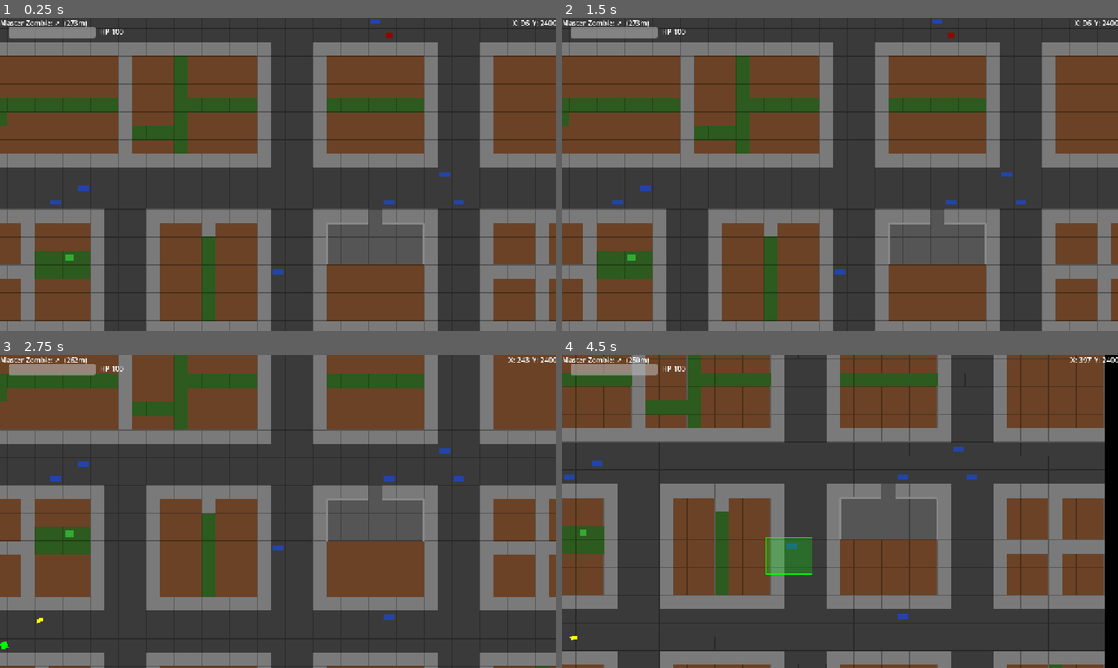
Above: before the commit, frames 1-4 (two rows, left to right).
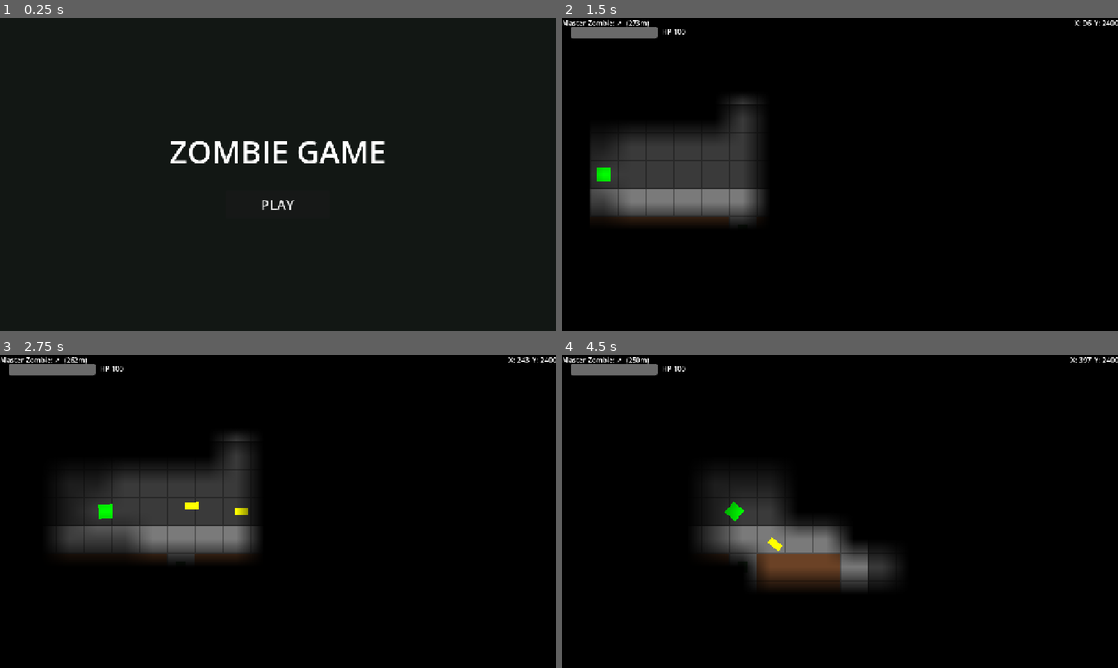
Above: after the commit, the same moments.

Repository: MKBSP/Zombie-game
Game: Godot game, scene res://scenes/ui/main_menu.tscn
Same seed, same stepped clock (60 frames per second), same inputs: the game is played once before the commit and once after it. Before the commit the project starts from res://scenes/world/world.tscn.
Inputs (mouse positions are in pixels of both pictures, inside the frame that each line leads up to):
- Up to frame 1 (0.25 s): no input
- Up to frame 2 (1.5 s): click (840, 205) at 0.5 s, where only the run after the commit has a clickable "PLAY"; click (701, 174) at 1.25 s, where only the run after the commit has a clickable "HUMAN (shooter)"
- Up to frame 3 (2.75 s): tap Enter (ui_accept) at 2, 2.27 s; move the mouse to (400, 495) at 2.02 s; hold D (move_right) from 2.03 s (still down); hold Down (cam_down) from 2.03 s (still down); click (400, 495) at 2.17 s
- Up to frame 4 (4.5 s): release D (move_right) at 2.75 s; release Down (cam_down) at 2.75 s; drag from (728, 527) to (606, 617) at 2.77 s; move the mouse to (895, 442) at 3.52 s; hold D (move_right) 3.53-4.25 s; hold Right (cam_right) 3.53-4.25 s; click (895, 442) at 3.67 s; drag from (812, 574) to (673, 464) at 4.27 s

The runs differ from the first frame. In frame 1, 98% of the frame differs, in the area x 0-100%, y 0-100%; in frame 2, 97%; in frame 3, 97%; in frame 4, 97%.

Commit message:
the npc are fixed, and the start menu, selection is working

Diff:
--- a/project.godot
+++ b/project.godot
@@ -15,13 +15,14 @@
 [application]
 
 config/name="Zombie Game"
-run/main_scene="res://scenes/world/world.tscn"
+run/main_scene="res://scenes/ui/main_menu.tscn"
 config/features=PackedStringArray("4.6", "GL Compatibility")
 config/icon="res://icon.svg"
 
 [autoload]
 
 _mcp_game_helper="*res://addons/godot_ai/runtime/game_helper.gd"
+GameState="*res://scripts/game_state.gd"
 
 [display]
 
@@ -99,6 +100,7 @@
 2d_physics/layer_1="player"
 2d_physics/layer_2="zombie"
 2d_physics/layer_3="bullet"
+2d_physics/layer_4="npc"
 
 [rendering]
 
--- a/scenes/bullet/bullet.gd
+++ b/scenes/bullet/bullet.gd
@@ -20,8 +20,16 @@
 	position += direction * speed * delta
 
 func _on_body_entered(body: Node2D) -> void:
+	if body.is_in_group("shooter"):
+		# Never hit the shooter (bullets spawn near its body)
+		return
 	if body.is_in_group("zombies"):
 		# Deal damage to the zombie
+		if body.has_method("take_damage"):
+			body.take_damage(damage)
+		queue_free()
+	elif body.is_in_group("npcs"):
+		# Deal damage to the NPC
 		if body.has_method("take_damage"):
 			body.take_damage(damage)
 		queue_free()
--- a/scenes/bullet/bullet.tscn
+++ b/scenes/bullet/bullet.tscn
@@ -15,7 +15,7 @@
 
 [node name="Bullet" type="Area2D" unique_id=375126647]
 collision_layer = 4
-collision_mask = 3
+collision_mask = 11
 script = ExtResource("1_xabg6")
 
 [node name="Sprite2D" type="Sprite2D" parent="." unique_id=2101823865]
--- /dev/null
+++ b/scenes/npc/npc_human.gd
@@ -0,0 +1,252 @@
+extends CharacterBody2D
+
+## Human NPC in a zombie apocalypse.
+## Behaviour: sneaks between hiding spots (walkable tiles next to buildings),
+## hides 10-20s, then meanders via random waypoints to a new spot.
+## A zombie touching it starts an inevitable 5s conversion (freeze + pulse +
+## progress bar), then a standard zombie spawns in its place.
+## The shooter touching it makes it follow him permanently, ~1 tile behind.
+## Bullets can kill it at any time — death spawns no zombie.
+
+signal converted(zombie: Node2D)
+
+const ZOMBIE_SCENE := preload("res://scenes/zombie/zombie.tscn")
+
+@export var speed: float = 50.0
+@export var max_hp: int = 50
+@export var hide_min: float = 10.0
+@export var hide_max: float = 20.0
+@export var hide_radius: int = 12  # tiles to search for the next hiding spot
+
+const CONVERT_DURATION: float = 5.0
+const FOLLOW_DISTANCE: float = 64.0  # 1 tile behind the shooter
+const FOLLOW_DEADZONE: float = 12.0
+const WALKABLE: Array[String] = ["road", "sidewalk", "grass", "parking"]
+
+var hp: int
+
+# References injected by the spawner (world.gd)
+var ground_layer: TileMapLayer
+var building_layer: TileMapLayer
+var shooter: Node2D
+
+enum State { HIDDEN, RELOCATING, FOLLOWING, CONVERTING }
+var state: State = State.HIDDEN
+
+var _hide_timer: float = 0.0
+var _waypoints: Array[Vector2] = []
+var _convert_timer: float = 0.0
+var _last_shooter_dir: Vector2 = Vector2.RIGHT
+var _progress_bar: Node2D = null
+
+@onready var nav_agent: NavigationAgent2D = $NavigationAgent2D
+@onready var conversion_zone: Area2D = $ConversionZone
+
+
+func _ready() -> void:
+	hp = max_hp
+	nav_agent.path_desired_distance = 8.0
+	nav_agent.target_desired_distance = 8.0
+	conversion_zone.body_entered.connect(_on_zone_body_entered)
+	# Short randomized first wait so NPCs don't all move at once
+	_start_hidden(randf_range(1.0, 4.0))
+
+
+func _physics_process(delta: float) -> void:
+	match state:
+		State.CONVERTING:
+			_process_converting(delta)
+		State.HIDDEN:
+			_hide_timer -= delta
+			if _hide_timer <= 0.0:
+				_plan_relocation()
+		State.RELOCATING:
+			if nav_agent.is_navigation_finished():
+				if _waypoints.is_empty():
+					_start_hidden(randf_range(hide_min, hide_max))
+				else:
+					nav_agent.target_position = _waypoints.pop_front()
+			else:
+				_nav_move()
+		State.FOLLOWING:
+			_process_following()
+
+
+func _nav_move() -> void:
+	var next_pos: Vector2 = nav_agent.get_next_path_position()
+	velocity = (next_pos - global_position).normalized() * speed
+	move_and_slide()
+
+
+func _start_hidden(duration: float) -> void:
+	state = State.HIDDEN
+	_hide_timer = duration
+	_waypoints.clear()
+	velocity = Vector2.ZERO
+
+
+## True if the tile is a walkable ground type with no building on it.
+func _is_walkable(tile: Vector2i) -> bool:
+	if ground_layer == null:
+		return false
+	var td: TileData = ground_layer.get_cell_tile_data(tile)
+	if td == null or not td.get_custom_data("tile_type") in WALKABLE:
+		return false
+	if building_layer and building_layer.get_cell_tile_data(tile) != null:
+		return false
+	return true
+
+
+## A hiding tile is walkable and adjacent to at least one building tile.
+func _is_hiding_tile(tile: Vector2i) -> bool:
+	if not _is_walkable(tile):
+		return false
+	if building_layer == null:
+		return false
+	for n in [Vector2i.UP, Vector2i.DOWN, Vector2i.LEFT, Vector2i.RIGHT]:
+		if building_layer.get_cell_tile_data(tile + n) != null:
+			return true
+	return false
+
+
+func _find_hiding_spot() -> Vector2i:
+	var current_tile: Vector2i = ground_layer.local_to_map(
+		ground_layer.to_local(global_position)
+	)
+	for _attempt in range(40):
+		var candidate := current_tile + Vector2i(
+			randi_range(-hide_radius, hide_radius),
+			randi_range(-hide_radius, hide_radius)
+		)
+		if _is_hiding_tile(candidate):
+			return candidate
+	return Vector2i(-1, -1)
+
+
+## Build a meandering waypoint path to a new hiding spot.
+func _plan_relocation() -> void:
+	if ground_layer == null:
+		_start_hidden(randf_range(1.0, 3.0))
+		return
+
+	var spot := _find_hiding_spot()
+	if spot == Vector2i(-1, -1):
+		_start_hidden(randf_range(1.0, 3.0))
+		return
+
+	var start_tile: Vector2i = ground_layer.local_to_map(
+		ground_layer.to_local(global_position)
+	)
+	_waypoints.clear()
+
+	# 2-4 intermediate waypoints jittered off the straight line, so the path
+	# looks like nervous wandering instead of a beeline
+	var steps := randi_range(2, 4)
+	for i in range(1, steps):
+		var t := float(i) / float(steps)
+		var line_tile := Vector2i((Vector2(start_tile) + (Vector2(spot) - Vector2(start_tile)) * t).round())
+		for _try in range(8):
+			var jittered := line_tile + Vector2i(randi_range(-3, 3), randi_range(-3, 3))
+			if _is_walkable(jittered):
+				_waypoints.append(ground_layer.map_to_local(jittered))
+				break
+
+	_waypoints.append(ground_layer.map_to_local(spot))
+	state = State.RELOCATING
+	nav_agent.target_position = _waypoints.pop_front()
+
+
+func _process_following() -> void:
+	if not is_instance_valid(shooter):
+		_start_hidden(randf_range(1.0, 3.0))
+		return
+
+	if "velocity" in shooter and shooter.velocity.length() > 5.0:
+		_last_shooter_dir = shooter.velocity.normalized()
+
+	var follow_point: Vector2 = shooter.global_position - _last_shooter_dir * FOLLOW_DISTANCE
+	if global_position.distance_to(follow_point) < FOLLOW_DEADZONE:
+		velocity = Vector2.ZERO
+		return
+
+	nav_agent.target_position = follow_point
+	if not nav_agent.is_navigation_finished():
+		_nav_move()
+	else:
+		velocity = Vector2.ZERO
+
+
+func _on_zone_body_entered(body: Node2D) -> void:
+	if state == State.CONVERTING:
+		return  # Conversion is inevitable — ignore further contact
+	if body.is_in_group("zombies"):
+		_start_conversion()
+	elif body.is_in_group("shooter") and state != State.FOLLOWING:
+		state = State.FOLLOWING
+
+
+func _start_conversion() -> void:
+	state = State.CONVERTING
+	_convert_timer = 0.0
+	velocity = Vector2.ZERO
+	nav_agent.target_position = global_position
+
+	_progress_bar = ConversionProgressBar.new()
+	add_child(_progress_bar)
+	_progress_bar.position = Vector2(0, -24)
+
+
+func _process_converting(delta: float) -> void:
+	velocity = Vector2.ZERO
+	_convert_timer += delta
+
+	if _progress_bar and _progress_bar is ConversionProgressBar:
+		_progress_bar.progress = _convert_timer / CONVERT_DURATION
+
+	var pulse: float = 0.6 + 0.4 * abs(sin(_convert_timer * 4.0))
+	modulate = Color(pulse, pulse, pulse, 1.0)
+
+	if _convert_timer >= CONVERT_DURATION:
+		_finish_conversion()
+
+
+func _finish_conversion() -> void:
+	var new_zombie: Node2D = ZOMBIE_SCENE.instantiate()
+	new_zombie.global_position = global_position
+	get_parent().add_child(new_zombie)
+	if is_instance_valid(shooter) and new_zombie.has_method("set_target"):
+		new_zombie.set_target(shooter)
+	converted.emit(new_zombie)
+	queue_free()
+
+
+## Called by bullets. Death never spawns a zombie — shooting a converting
+## NPC before the bar fills is the only way to stop a conversion.
+func take_damage(amount: float) -> void:
+	hp -= int(amount)
+	modulate = Color(1.0, 0.3, 0.3, 1.0)
+	get_tree().create_timer(0.05).timeout.connect(func():
+		if is_instance_valid(self) and state != State.CONVERTING:
+			modulate = Color.WHITE
+	)
+	if hp <= 0:
+		queue_free()
+
+
+## Small progress bar drawn above the NPC during conversion.
+## Mirrors MergeManager.MergeProgressBar, sized for the 32x32 NPC.
+class ConversionProgressBar extends Node2D:
+	var progress: float = 0.0
+	const BAR_WIDTH: float = 32.0
+	const BAR_HEIGHT: float = 4.0
+
+	func _process(_delta: float) -> void:
+		queue_redraw()
+
+	func _draw() -> void:
+		var bg_rect := Rect2(-BAR_WIDTH / 2, -BAR_HEIGHT / 2, BAR_WIDTH, BAR_HEIGHT)
+		draw_rect(bg_rect, Color(0.2, 0.2, 0.2, 0.8))
+		var fill_width: float = BAR_WIDTH * clampf(progress, 0.0, 1.0)
+		var fill_rect := Rect2(-BAR_WIDTH / 2, -BAR_HEIGHT / 2, fill_width, BAR_HEIGHT)
+		draw_rect(fill_rect, Color(1.0, 0.8, 0.0, 1.0))
+		draw_rect(bg_rect, Color.WHITE, false, 1.0)
--- /dev/null
+++ b/scenes/npc/npc_human.tscn
@@ -0,0 +1,35 @@
+[gd_scene load_steps=4 format=3]
+
+[ext_resource type="Script" path="res://scenes/npc/npc_human.gd" id="1_npchm"]
+
+[sub_resource type="CircleShape2D" id="CircleShape2D_body"]
+radius = 14.0
+
+[sub_resource type="CircleShape2D" id="CircleShape2D_zone"]
+radius = 20.0
+
+[node name="NPCHuman" type="CharacterBody2D" groups=["npcs"]]
+collision_layer = 8
+collision_mask = 1
+script = ExtResource("1_npchm")
+
+[node name="ColorRect" type="ColorRect" parent="."]
+z_index = 5
+offset_left = -16.0
+offset_top = -16.0
+offset_right = 16.0
+offset_bottom = 16.0
+
+[node name="CollisionShape2D" type="CollisionShape2D" parent="."]
+shape = SubResource("CircleShape2D_body")
+
+[node name="NavigationAgent2D" type="NavigationAgent2D" parent="."]
+path_desired_distance = 8.0
+target_desired_distance = 8.0
+
+[node name="ConversionZone" type="Area2D" parent="."]
+collision_layer = 0
+collision_mask = 3
+
+[node name="CollisionShape2D" type="CollisionShape2D" parent="ConversionZone"]
+shape = SubResource("CircleShape2D_zone")
--- a/scenes/shooter/shooter.gd
+++ b/scenes/shooter/shooter.gd
@@ -7,6 +7,8 @@
 
 # --- State ---
 var hp: int
+## Set to false when the player isn't controlling the shooter (zombie role).
+var controls_enabled: bool = true
 var can_shoot: bool = true
 var is_dead: bool = false
 var _damage_accumulator: float = 0.0
@@ -32,6 +34,11 @@
 
 func _physics_process(delta: float) -> void:
 	if is_dead:
+		return
+
+	if not controls_enabled:
+		velocity = Vector2.ZERO
+		move_and_slide()
 		return
 
 	# --- Movement ---
--- a/scenes/shooter/shooter.tscn
+++ b/scenes/shooter/shooter.tscn
@@ -13,7 +13,7 @@
 fill_to = Vector2(0, 0)
 
 [sub_resource type="CircleShape2D" id="CircleShape2D_fumq1"]
-radius = 17.0
+radius = 24.0
 
 [node name="shooter" type="CharacterBody2D" unique_id=1650744308 groups=["shooter"]]
 script = ExtResource("1_tblkw")
@@ -37,7 +37,7 @@
 drag_bottom_margin = 0.1
 
 [node name="GunTip" type="Marker2D" parent="." unique_id=1706090124]
-position = Vector2(20, 0)
+position = Vector2(30, 0)
 
 [node name="ShootCooldown" type="Timer" parent="." unique_id=697604511]
 wait_time = 0.28
--- /dev/null
+++ b/scenes/ui/main_menu.gd
@@ -0,0 +1,31 @@
+extends Control
+
+## Title screen + role select.
+## Play -> choose HUMAN (left) or ZOMBIE (right) -> load the world with that role.
+
+@onready var title_panel: Control = $TitlePanel
+@onready var role_panel: Control = $RolePanel
+@onready var play_button: Button = $TitlePanel/CenterContainer/VBoxContainer/PlayButton
+@onready var human_button: Button = $RolePanel/HBoxContainer/HumanButton
+@onready var zombie_button: Button = $RolePanel/HBoxContainer/ZombieButton
+
+
+func _ready() -> void:
+	title_panel.visible = true
+	role_panel.visible = false
+	play_button.pressed.connect(_on_play_pressed)
+	human_button.pressed.connect(_on_role_chosen.bind(GameState.Role.HUMAN))
+	zombie_button.pressed.connect(_on_role_chosen.bind(GameState.Role.ZOMBIE))
+	for b: Button in [human_button, zombie_button]:
+		b.mouse_entered.connect(func(): b.modulate = Color(1.2, 1.2, 1.2))
+		b.mouse_exited.connect(func(): b.modulate = Color.WHITE)
+
+
+func _on_play_pressed() -> void:
+	title_panel.visible = false
+	role_panel.visible = true
+
+
+func _on_role_chosen(role: GameState.Role) -> void:
+	GameState.role = role
+	get_tree().change_scene_to_file("res://scenes/world/world.tscn")
--- /dev/null
+++ b/scenes/ui/main_menu.tscn
@@ -0,0 +1,88 @@
+[gd_scene load_steps=2 format=3]
+
+[ext_resource type="Script" path="res://scenes/ui/main_menu.gd" id="1_mainmenu"]
+
+[node name="MainMenu" type="Control"]
+layout_mode = 3
+anchors_preset = 15
+anchor_right = 1.0
+anchor_bottom = 1.0
+grow_horizontal = 2
+grow_vertical = 2
+script = ExtResource("1_mainmenu")
+
+[node name="Background" type="ColorRect" parent="."]
+layout_mode = 1
+anchors_preset = 15
+anchor_right = 1.0
+anchor_bottom = 1.0
+grow_horizontal = 2
+grow_vertical = 2
+color = Color(0.07, 0.09, 0.08, 1)
+
+[node name="TitlePanel" type="Control" parent="."]
+layout_mode = 1
+anchors_preset = 15
+anchor_right = 1.0
+anchor_bottom = 1.0
+grow_horizontal = 2
+grow_vertical = 2
+
+[node name="CenterContainer" type="CenterContainer" parent="TitlePanel"]
+layout_mode = 1
+anchors_preset = 15
+anchor_right = 1.0
+anchor_bottom = 1.0
+grow_horizontal = 2
+grow_vertical = 2
+
+[node name="VBoxContainer" type="VBoxContainer" parent="TitlePanel/CenterContainer"]
+layout_mode = 2
+theme_override_constants/separation = 40
+
+[node name="TitleLabel" type="Label" parent="TitlePanel/CenterContainer/VBoxContainer"]
+layout_mode = 2
+theme_override_font_sizes/font_size = 72
+text = "ZOMBIE GAME"
+horizontal_alignment = 1
+
+[node name="PlayButton" type="Button" parent="TitlePanel/CenterContainer/VBoxContainer"]
+custom_minimum_size = Vector2(240, 64)
+layout_mode = 2
+size_flags_horizontal = 4
+theme_override_font_sizes/font_size = 32
+text = "PLAY"
+
+[node name="RolePanel" type="Control" parent="."]
+visible = false
+layout_mode = 1
+anchors_preset = 15
+anchor_right = 1.0
+anchor_bottom = 1.0
+grow_horizontal = 2
+grow_vertical = 2
+
+[node name="HBoxContainer" type="HBoxContainer" parent="RolePanel"]
+layout_mode = 1
+anchors_preset = 15
+anchor_right = 1.0
+anchor_bottom = 1.0
+grow_horizontal = 2
+grow_vertical = 2
+theme_override_constants/separation = 8
+
+[node name="HumanButton" type="Button" parent="RolePanel/HBoxContainer"]
+layout_mode = 2
+size_flags_horizontal = 3
+size_flags_vertical = 3
+theme_override_font_sizes/font_size = 48
+text = "HUMAN
+(shooter)"
+
+[node name="ZombieButton" type="Button" parent="RolePanel/HBoxContainer"]
+layout_mode = 2
+size_flags_horizontal = 3
+size_flags_vertical = 3
+theme_override_font_sizes/font_size = 48
+text = "ZOMBIE
+(horde)"
--- a/scenes/world/world.gd
+++ b/scenes/world/world.gd
@@ -6,10 +6,15 @@
 @onready var building_layer: TileMapLayer = $BuildingLayer
 @onready var prop_scatter: Node = $PropScatter
 @onready var shooter_fog_rect: ColorRect = $HUDLayer/ShooterFogRect
+@onready var zc_node: ZombieController = $ZombieControllerNode
+@onready var zc_camera: Camera2D = $ZCCamera
 
 var shooter_scene := preload("res://scenes/shooter/shooter.tscn")
 var zombie_scene := preload("res://scenes/zombie/zombie.tscn")
 var master_zombie_scene := preload("res://scenes/zombie/master_zombie.tscn")
+var npc_scene := preload("res://scenes/npc/npc_human.tscn")
+
+@export var npc_count: int = 5
 
 var shooter: CharacterBody2D = null
 var master_zombie: CharacterBody2D = null
@@ -22,9 +27,28 @@
 	_spawn_shooter()
 	_spawn_master_zombie()
 	_spawn_standard_zombies()
+	_spawn_npcs()
 	hud.setup(shooter, master_zombie)
 	prop_scatter.scatter()
 	_setup_fog()
+	_apply_role()
+
+## Configure controls, cameras, fog and UI for the role chosen in the main menu.
+func _apply_role() -> void:
+	var shooter_cam: Camera2D = shooter.get_node("Camera2D")
+	if GameState.role == GameState.Role.HUMAN:
+		shooter.controls_enabled = true
+		shooter_cam.enabled = true
+		shooter_cam.make_current()
+		shooter_fog_rect.visible = true
+		zc_node.deactivate()
+	else:
+		shooter.controls_enabled = false
+		shooter_cam.enabled = false
+		shooter_fog_rect.visible = false
+		hud.visible = false
+		zc_node.activate()
+		zc_camera.make_current()
 
 func _setup_fog() -> void:
 	fog_shooter = FogShooter.new()
@@ -48,6 +72,8 @@
 func _process(_delta: float) -> void:
 	if shooter == null:
 		return
+	if GameState.role != GameState.Role.HUMAN:
+		return  # Shooter fog is hidden in zombie role; skip the per-frame update
 	var shooter_tile: Vector2i = ground_layer.local_to_map(
 		ground_layer.to_local(shooter.global_position)
 	)
@@ -104,6 +130,43 @@
 			spawned += 1
 		attempts += 1
 
+func _spawn_npcs() -> void:
+	var walkable: Array[String] = ["road", "sidewalk", "grass", "parking"]
+	var spawned := 0
+	var attempts := 0
+	while spawned < npc_count and attempts < 200:
+		attempts += 1
+		var candidate := Vector2i(randi_range(1, 45), randi_range(1, 45))
+		var td: TileData = ground_layer.get_cell_tile_data(candidate)
+		if td == null or not td.get_custom_data("tile_type") in walkable:
+			continue
+		if building_layer.get_cell_tile_data(candidate) != null:
+			continue
+		var world_pos: Vector2 = ground_layer.map_to_local(candidate)
+		# Keep NPCs at least 5 tiles (320px) from the shooter and all zombies
+		var too_close := false
+		if shooter and world_pos.distance_to(shooter.global_position) < 320.0:
+			too_close = true
+		if not too_close:
+			for z in get_tree().get_nodes_in_group("zombies"):
+				if z is Node2D and world_pos.distance_to(z.global_position) < 320.0:
+					too_close = true
+					break
+		if too_close:
+			continue
+		var npc: Node2D = npc_scene.instantiate()
+		npc.global_position = world_pos
+		npc.ground_layer = ground_layer
+		npc.building_layer = building_layer
+		npc.shooter = shooter
+		npc.converted.connect(_on_npc_converted)
+		add_child(npc)
+		spawned += 1
+
+func _on_npc_converted(zombie: Node2D) -> void:
+	if zombie.has_signal("zombie_died"):
+		zombie.zombie_died.connect(_on_zombie_died)
+
 func _find_clear_road_tile_near(target: Vector2i) -> Vector2i:
 	for radius in range(0, 15):
 		for dx in range(-radius, radius + 1):
@@ -125,10 +188,16 @@
 	pass
 
 func _on_master_zombie_died() -> void:
-	_show_game_over("YOU WIN!")
+	if GameState.role == GameState.Role.ZOMBIE:
+		_show_game_over("YOU LOSE")
+	else:
+		_show_game_over("YOU WIN!")
 
 func _on_player_died() -> void:
-	_show_game_over("YOU DIED")
+	if GameState.role == GameState.Role.ZOMBIE:
+		_show_game_over("YOU WIN!")
+	else:
+		_show_game_over("YOU DIED")
 
 func _show_game_over(message: String) -> void:
 	game_over_screen.show_message(message)
--- a/scenes/zombie/master_zombie.gd
+++ b/scenes/zombie/master_zombie.gd
@@ -86,7 +86,7 @@
 	if target == null:
 		return
 	var distance := global_position.distance_to(target.global_position)
-	if distance < 36.0:
+	if distance < 48.0:
 		if target.has_method("take_damage"):
 			target.take_damage(contact_dps * delta)
 
--- a/scenes/zombie/zombie.gd
+++ b/scenes/zombie/zombie.gd
@@ -83,7 +83,7 @@
 	if target == null:
 		return
 	var distance := global_position.distance_to(target.global_position)
-	if distance < 28.0:
+	if distance < 38.0:
 		if target.has_method("take_damage"):
 			target.take_damage(contact_dps * delta)
 
--- /dev/null
+++ b/scripts/game_state.gd
@@ -0,0 +1,8 @@
+extends Node
+
+## Autoload singleton holding cross-scene game state.
+## Set from the main menu, read by world.gd when the match starts.
+
+enum Role { HUMAN, ZOMBIE }
+
+var role: Role = Role.HUMAN
--- a/scripts/zombie_controller.gd
+++ b/scripts/zombie_controller.gd
@@ -145,6 +145,9 @@
 		camera.enabled = true
 	if fog_rect:
 		fog_rect.visible = true
+	var overlay := get_node_or_null("ZCOverlay")
+	if overlay:
+		overlay.visible = true
 
 
 func deactivate() -> void:
@@ -155,6 +158,9 @@
 		camera.enabled = false
 	if fog_rect:
 		fog_rect.visible = false
+	var overlay := get_node_or_null("ZCOverlay")
+	if overlay:
+		overlay.visible = false
 
 
 func _process(delta: float) -> void:
Not shown, added: scenes/npc/npc_human.gd.uid
Not shown, added: scenes/ui/main_menu.gd.uid
Not shown, added: scripts/game_state.gd.uid
